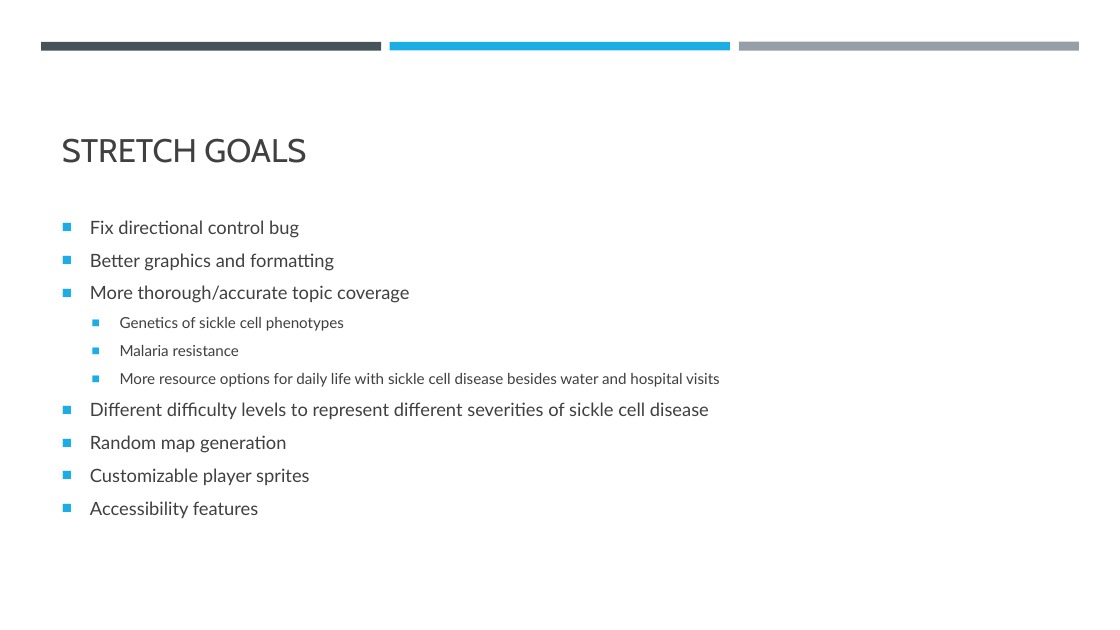
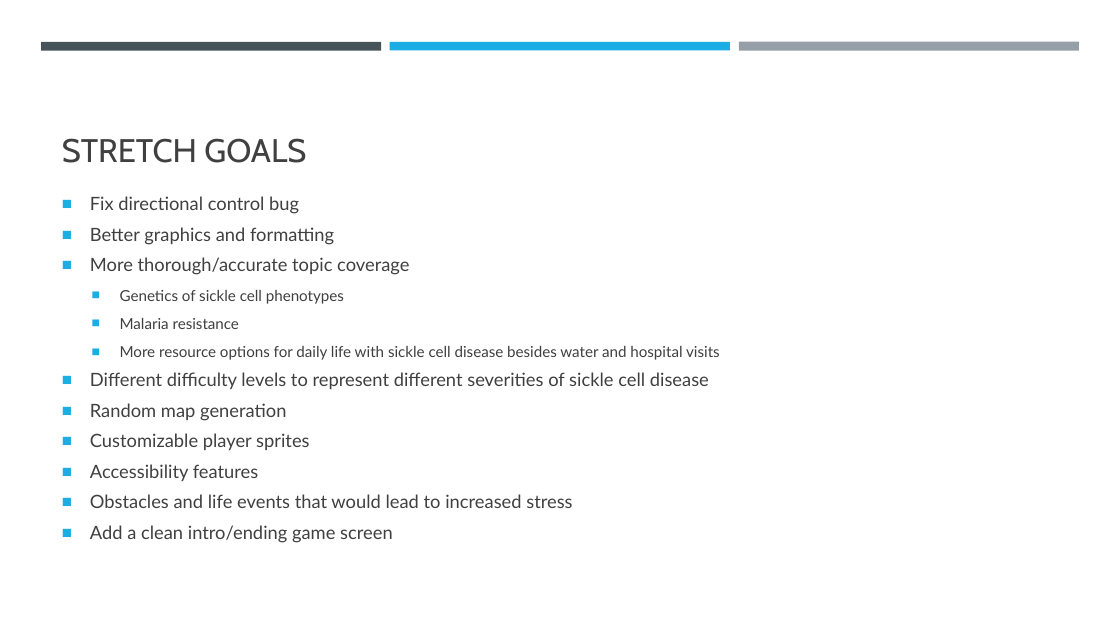
Before and after one commit to rodriang000/Sickle-Cell-Hackathon, a slide deck: slide 7 of hackathon presentation.pptx. Drawn at 1120x630 pixels with LibreOffice and Linux fonts; fonts in the diff are those of the drawing. Boxes give left, top, right and bottom in pixels: in the first picture for what was removed or moved away, otherwise in the second. Text is boxed around its words. In the diff, an @@ line names an element or a change of style, - is before the commit and + after.

Commit message:
Added powerpoint changes

```diff
--- a/hackathon presentation.pptx
+++ b/hackathon presentation.pptx
@@ text "Fix directional control bug": place and size @@
-text "Fix directional control bug" at [90,220,720,518]
+text "Fix directional control bug" at [90,196,720,543]
@@ text at [90,196,709,481]: line spacing 1 to 0.9 @@
@@ text at [90,494,572,543]: paragraphs added @@
+■ Obstacles and life events that would lead to increased stress
+■ Add a clean intro/ending game screen
```
Also in this commit, not shown: 1 other file.
